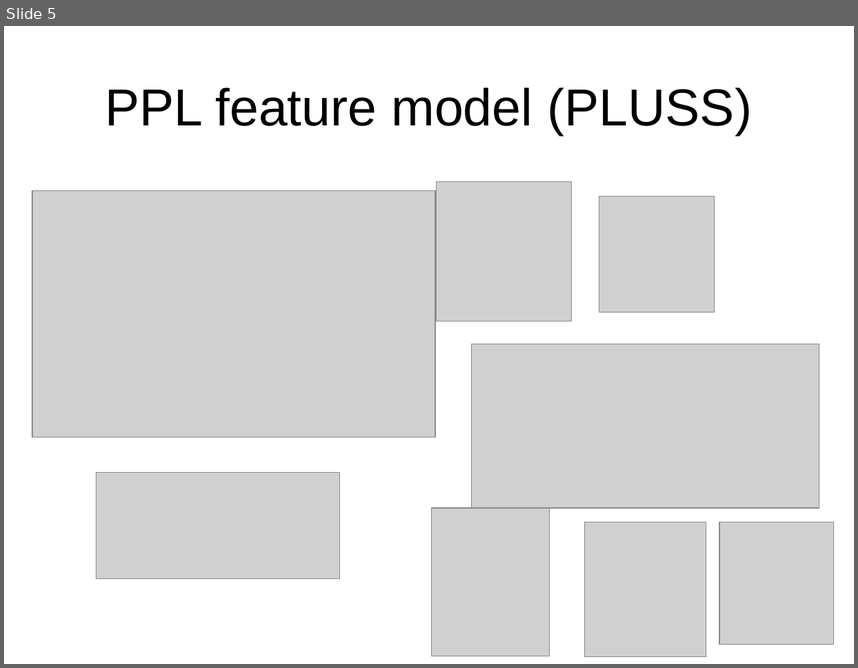
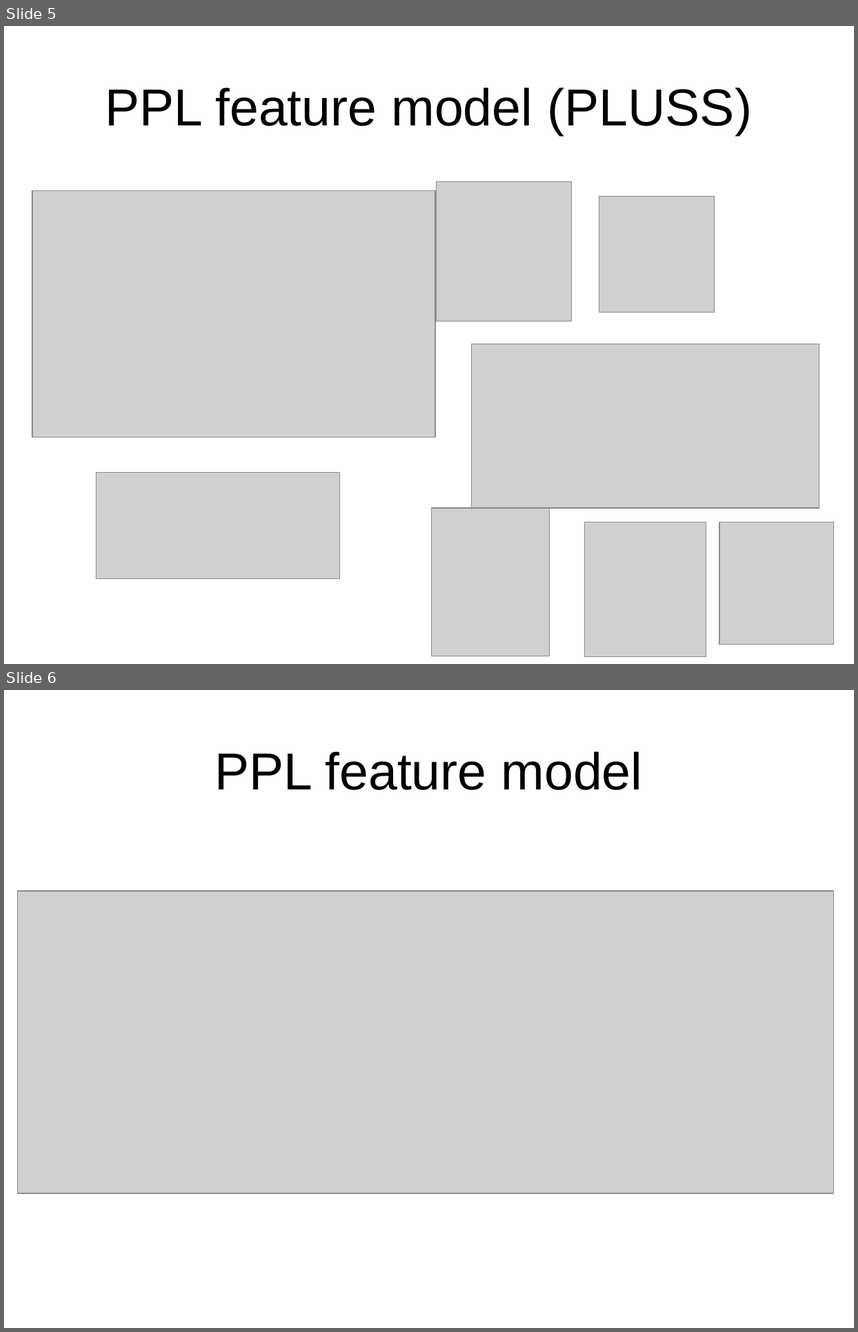
Before and after one commit to rbonifacio/variability-management-research, a slide deck: VariabilityManagement/docs/casestudies/ppl/Pedagogical Product Line.ppt. Shown one above the other, each under a label of ours: slide 5 before the commit, slides 5 and 6 after it. The pictures are 858x668 and 858x1332 pixels, drawn with LibreOffice and Linux fonts; fonts in the diff are those of the drawing; grey boxes stand for pictures. Boxes give left, top, right and bottom in pixels: in the first picture for what was removed or moved away, otherwise in the second. Text is boxed around its words. In the diff, an @@ line names an element or a change of style, - is before the commit and + after.

```diff
--- a/VariabilityManagement/docs/casestudies/ppl/Pedagogical Product Line.ppt
+++ b/VariabilityManagement/docs/casestudies/ppl/Pedagogical Product Line.ppt
@@ slide 6 added at box(4, 690, 854, 1328), background #FFFFFF @@
@@ title added at box(214, 751, 643, 790), 44 pt, text #000000 @@
+PPL feature model
@@ picture added at box(18, 891, 835, 1193) @@
```
Also in this commit, not shown: 1 slide changed, 4 other slides added, 1 slide removed, 2 other files.
